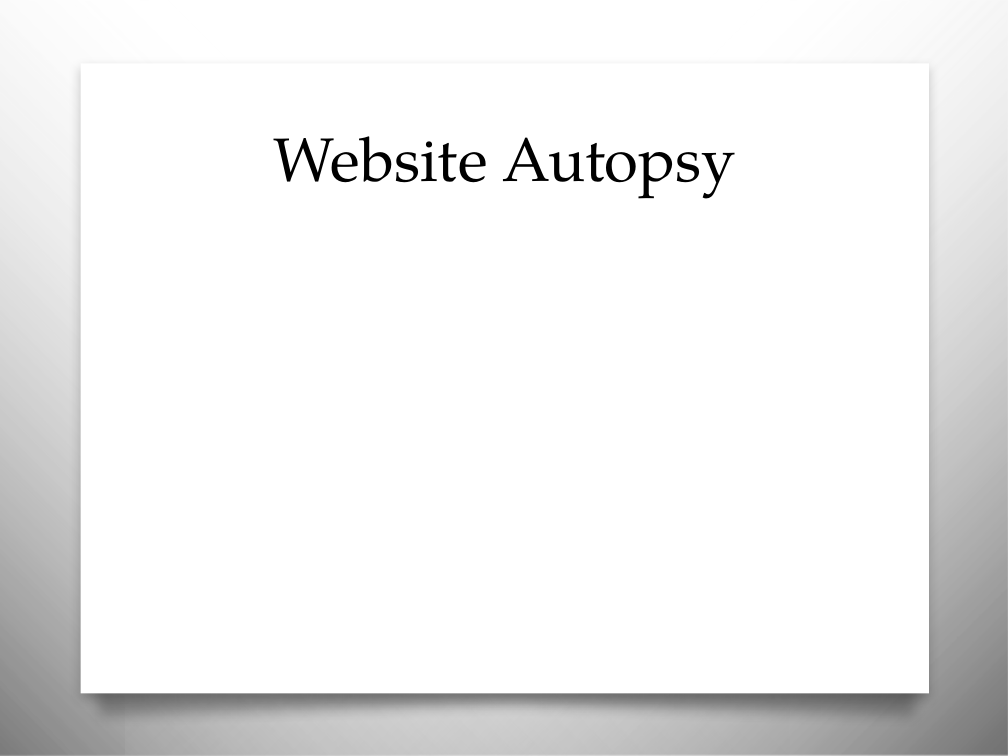
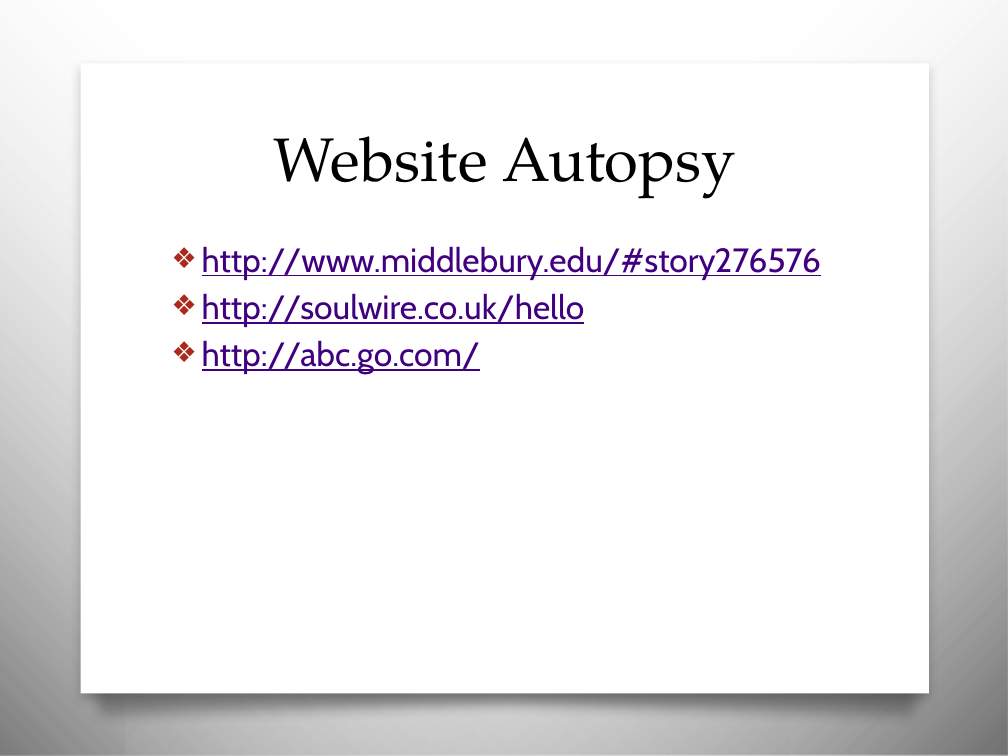
Before and after one commit to awayken/USF-ART329, a slide deck: slide 3 of slides/classfourteen/slides.pptx. Drawn at 1008x756 pixels with LibreOffice and Linux fonts; fonts in the diff are those of the drawing; background and template pictures are left out. Boxes give left, top, right and bottom in pixels: in the first picture for what was removed or moved away, otherwise in the second. Text is boxed around its words. In the diff, an @@ line names an element or a change of style, - is before the commit and + after.

Commit message:
Autopsy links from class.

```diff
--- a/slides/classfourteen/slides.pptx
+++ b/slides/classfourteen/slides.pptx
@@ text added at (x1=202, y1=246, x2=821, y2=374), 24 pt, text #400080, underline @@
+❖ http://www.middlebury.edu/#story276576
+❖ http://soulwire.co.uk/hello
+❖ http://abc.go.com/
```
